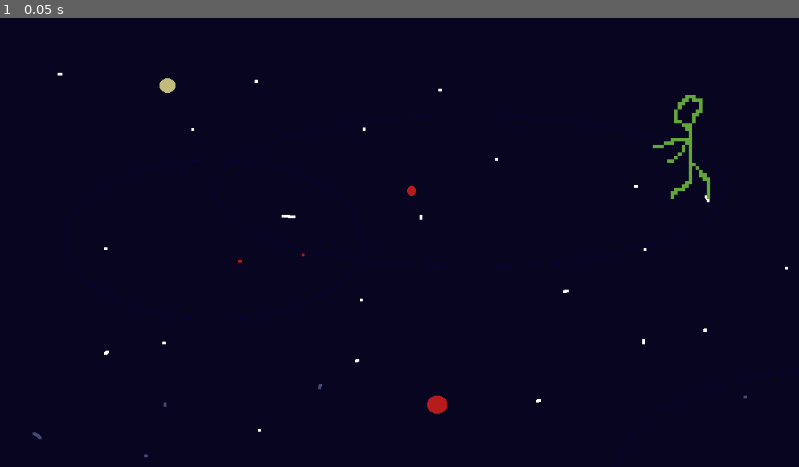
Above: before the commit, frame 1.
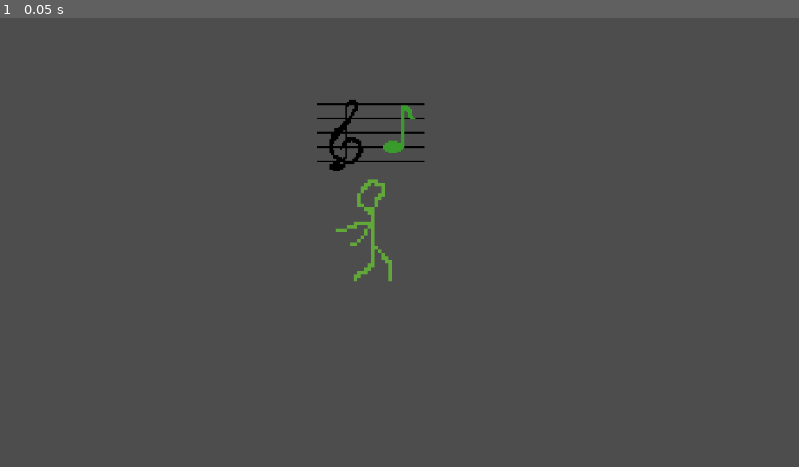
Above: after the commit, the same moment.

Repository: HackrDonut/Chromatic_Harmony_Project
Game: Godot game, scene res://main.tscn
Two runs of this game, one before a commit and one after it. Both use one fixed random seed, a clock stepped at 60 frames per second and the inputs below.
Inputs:
- Up to frame 1 (0.05 s): no input

The runs differ from the first frame. In frame 1, 100% of the frame differs, in the area x 0-100%, y 0-100%.

Commit message:
Random Note Generation
The basic enemy can now generate a random note!

Diff:
--- /dev/null
+++ b/Random_Note.gd
@@ -0,0 +1,10 @@
+extends Sprite2D
+
+# Called when the node enters the scene tree for the first time.
+func _ready():
+	pass
+
+
+# Called every frame. 'delta' is the elapsed time since the previous frame.
+func _process(delta):
+	pass
--- a/enemy_zombie.gd
+++ b/enemy_zombie.gd
@@ -2,10 +2,13 @@
 
 var rng = RandomNumberGenerator.new()
 var note = ""
+@onready var nsprite = get_node("Random_Note")
+
 
 # Called when the node enters the scene tree for the first time.
 func _ready():
-	var rand = rng.randf_range(0, 7)
+	var rand = rng.randf_range(0, 10)
+	rand = int(round(rand))
 
 	if rand == 0:
 		note = "C1"
@@ -23,6 +26,35 @@
 		note = "B1"
 	elif rand == 7:
 		note = "C2"
+	elif rand == 8:
+		note = "D2"
+	elif rand == 9:
+		note = "E2"
+	elif rand == 10:
+		note = "F2"
+
+	if note == "C1":
+		nsprite.frame = 8
+	elif note == "D1":
+		nsprite.frame = 11
+	elif note == "E1":
+		nsprite.frame = 14
+	elif note == "F1":
+		nsprite.frame = 15
+	elif note == "G1":
+		nsprite.frame = 18
+	elif note == "A1":
+		nsprite.frame = 21
+	elif note == "B1":
+		nsprite.frame = 24
+	elif note == "C2":
+		nsprite.frame = 25
+	elif note == "D2":
+		nsprite.frame = 28
+	elif note == "E2":
+		nsprite.frame = 31
+	elif note == "F2":
+		nsprite.frame = 32
 
 
 # Called every frame. 'delta' is the elapsed time since the previous frame.
--- a/enemy_zombie.tscn
+++ b/enemy_zombie.tscn
@@ -1,8 +1,9 @@
-[gd_scene load_steps=4 format=3 uid="uid://uexmrl84c1eb"]
+[gd_scene load_steps=5 format=3 uid="uid://uexmrl84c1eb"]
 
 [ext_resource type="Texture2D" uid="uid://6hdjtfttly5k" path="res://zombie.png" id="1_exkmv"]
-[ext_resource type="Texture2D" uid="uid://bj6crie5kql2a" path="res://staffnotes (1).png" id="2_glttb"]
 [ext_resource type="Script" path="res://enemy_zombie.gd" id="2_pn0yc"]
+[ext_resource type="Texture2D" uid="uid://ckspj60dejhs4" path="res://staffnotes (2).png" id="3_tcok4"]
+[ext_resource type="Script" path="res://Random_Note.gd" id="4_guo1b"]
 
 [node name="Enemy_Zombie" type="Sprite2D"]
 position = Vector2(11, 25)
@@ -11,9 +12,18 @@
 script = ExtResource("2_pn0yc")
 
 [node name="Random_Note" type="Sprite2D" parent="."]
-position = Vector2(1.77778, -35.5556)
+position = Vector2(8.97192, -26.9938)
 scale = Vector2(0.509259, 0.509259)
-texture = ExtResource("2_glttb")
-hframes = 4
-vframes = 5
-frame = 6
+texture = ExtResource("3_tcok4")
+hframes = 7
+vframes = 6
+frame = 32
+script = ExtResource("4_guo1b")
+
+[node name="Sprite2D" type="Sprite2D" parent="."]
+position = Vector2(-4.85525, -26.9938)
+scale = Vector2(0.509, 0.509)
+texture = ExtResource("3_tcok4")
+hframes = 7
+vframes = 6
+frame = 34
--- a/main.tscn
+++ b/main.tscn
@@ -1,33 +1,8 @@
-[gd_scene load_steps=3 format=3 uid="uid://de471rbo3pw0k"]
+[gd_scene load_steps=2 format=3 uid="uid://de471rbo3pw0k"]
 
-[ext_resource type="Texture2D" uid="uid://u4bt12yfo15a" path="res://deep_space.png" id="1_1gsbo"]
-[ext_resource type="Texture2D" uid="uid://6hdjtfttly5k" path="res://zombie.png" id="2_05jj3"]
+[ext_resource type="PackedScene" uid="uid://uexmrl84c1eb" path="res://enemy_zombie.tscn" id="2_cs4gp"]
 
 [node name="Main" type="Node2D"]
 
-[node name="TextureRect" type="TextureRect" parent="."]
-offset_left = -32.0
-offset_top = -27.0
-offset_right = 1205.0
-offset_bottom = 702.0
-texture = ExtResource("1_1gsbo")
-expand_mode = 1
-stretch_mode = 1
-
-[node name="Enemy" type="Sprite2D" parent="."]
-position = Vector2(982.5, 193.5)
-scale = Vector2(5.15625, 5.15625)
-texture = ExtResource("2_05jj3")
-
-[node name="RichTextLabel" type="RichTextLabel" parent="Enemy"]
-offset_left = -26.0
-offset_top = 20.0
-offset_right = 54.0
-offset_bottom = 43.0
-fit_content = true
-autowrap_mode = 0
-
-[node name="TextureRect" type="TextureRect" parent="Enemy/RichTextLabel"]
-layout_mode = 0
-offset_right = 58.0
-offset_bottom = 24.0
+[node name="Enemy_Zombie" parent="." instance=ExtResource("2_cs4gp")]
+position = Vector2(525, 314)
Binary file removed: staffnotes (1).png
Binary file added: staffnotes (2).png
Not shown, changed: staffnotes (2).png.import
